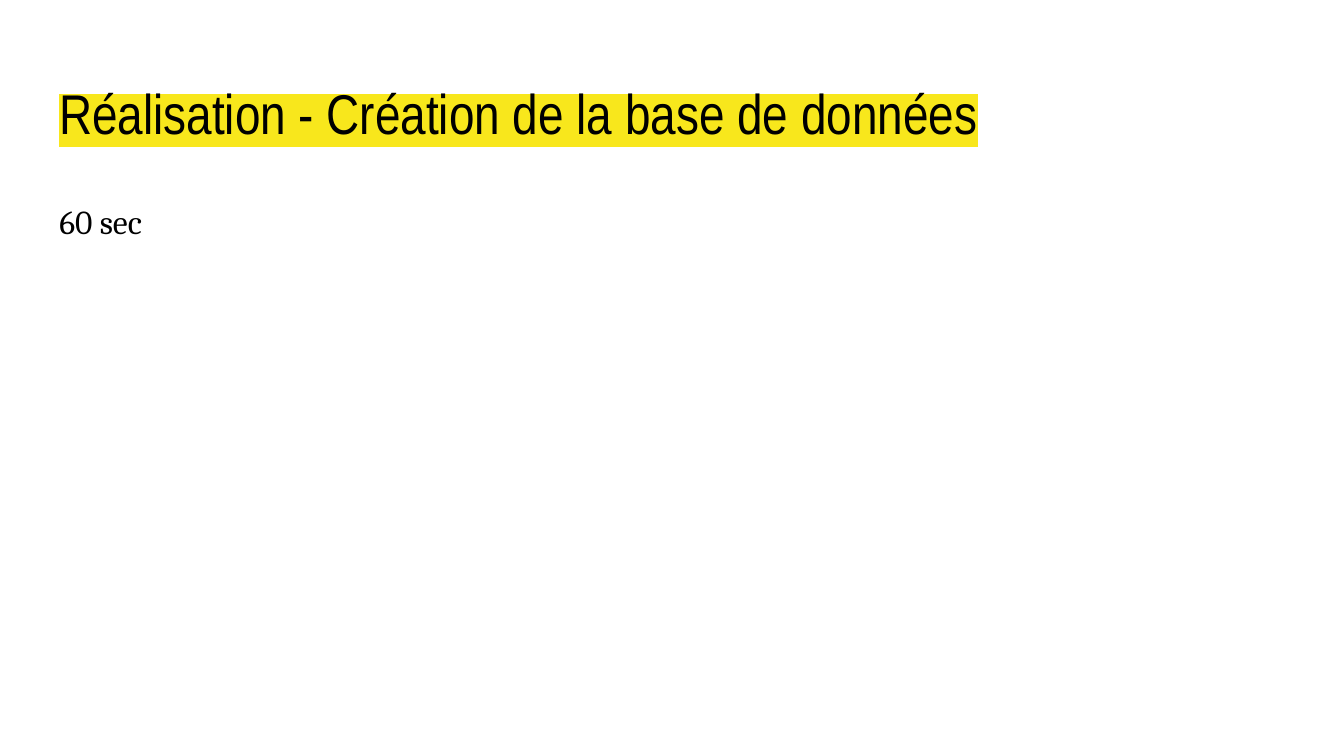
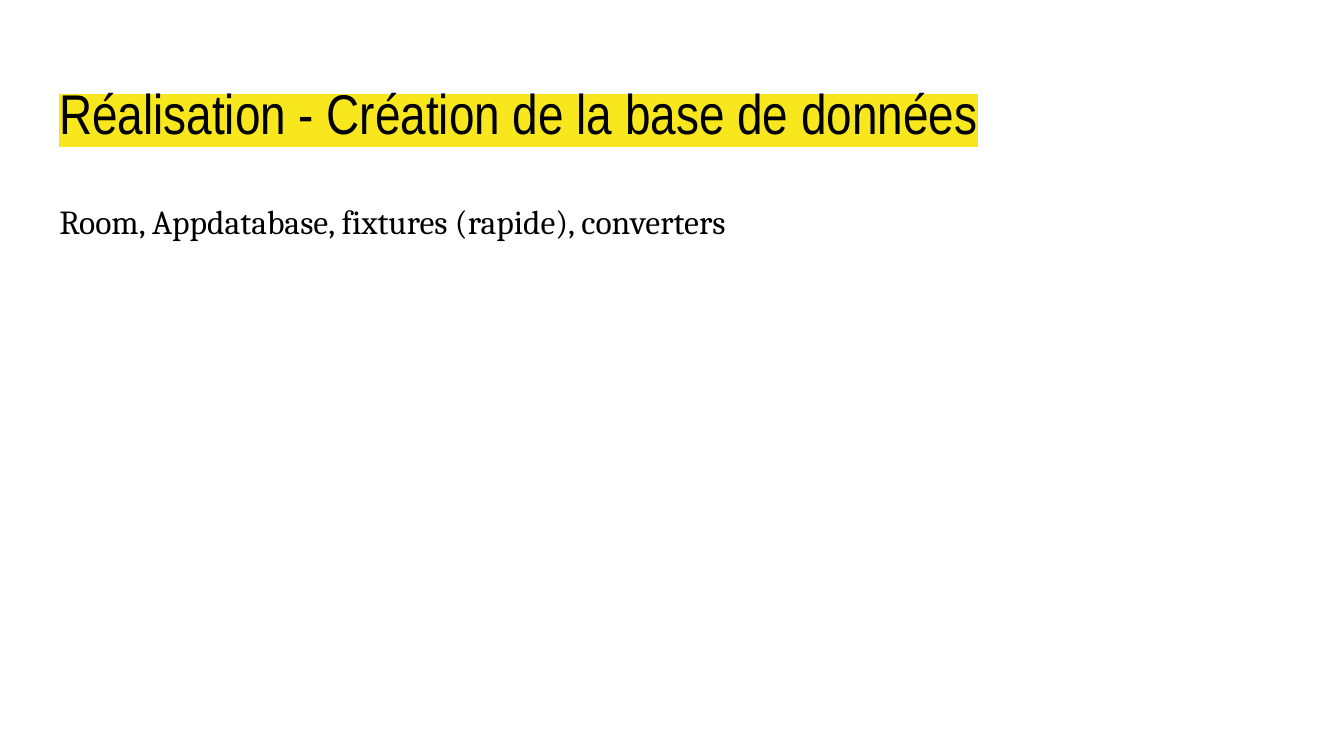
Before and after one commit to Jbemb/NewBorn, a slide deck: slide 10 of presentation_izzy_baby.pptx. Drawn at 1344x756 pixels with LibreOffice and Linux fonts; fonts in the diff are those of the drawing. Boxes give left, top, right and bottom in pixels: in the first picture for what was removed or moved away, otherwise in the second. Text is boxed around its words. In the diff, an @@ line names an element or a change of style, - is before the commit and + after.

```diff
--- a/presentation_izzy_baby.pptx
+++ b/presentation_izzy_baby.pptx
@@ text at [59, 210, 725, 241]: text changed @@
-60 sec
+Room, Appdatabase, fixtures (rapide), converters
```
Also in this commit, not shown: 4 other slides changed, 2 slides added, 3 slides removed, 1 other file.
